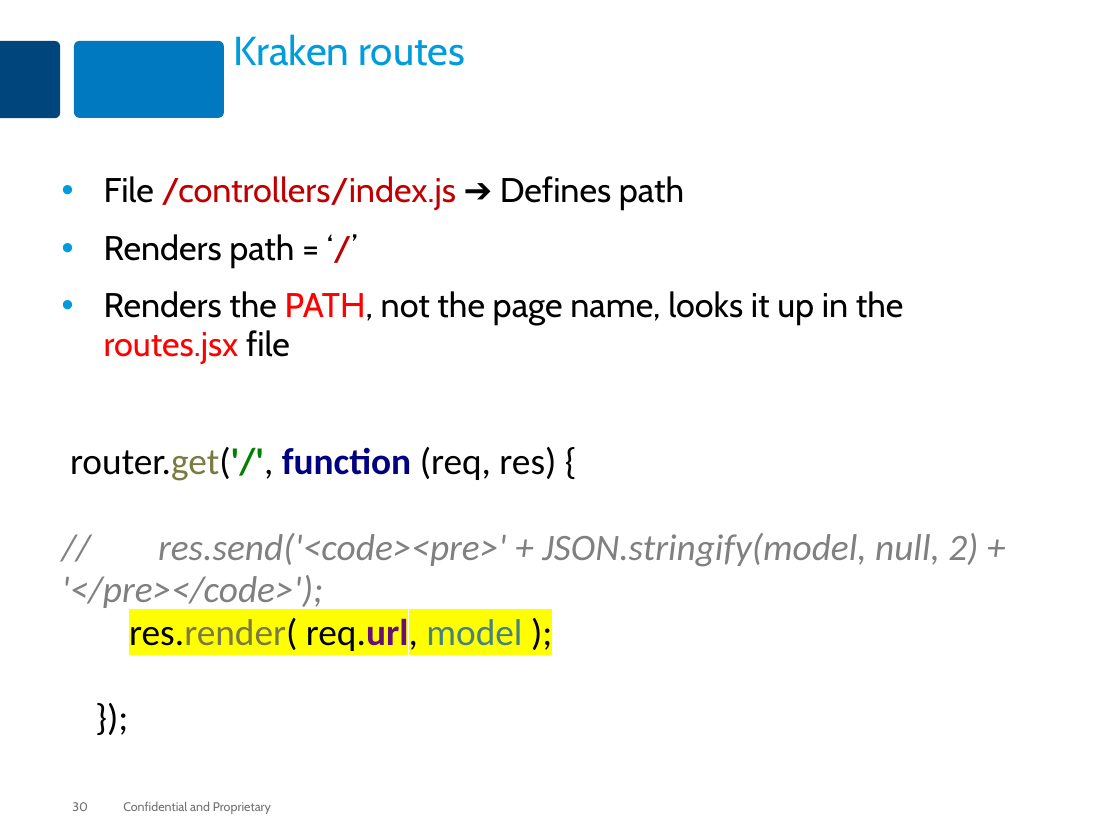
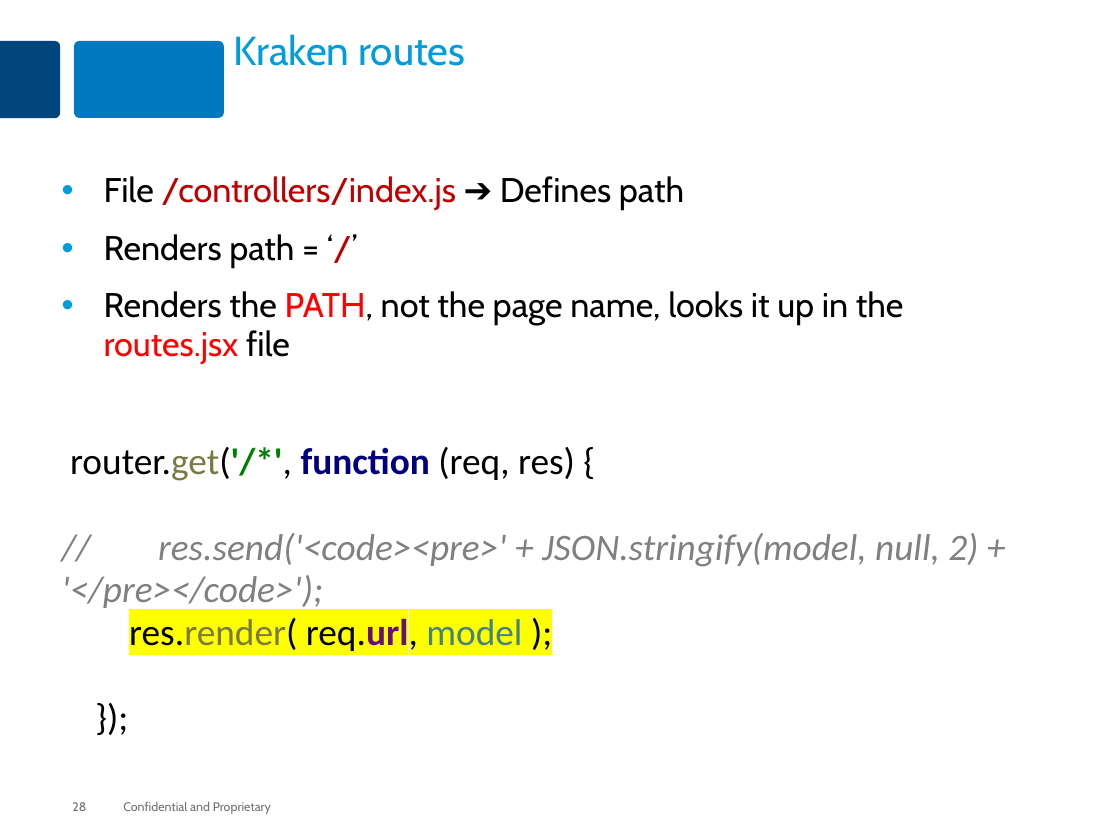
Before and after one commit to MaxMillington/nodePractice, a slide deck: slide 28 of node/lesson-84-react/react-kraken.pptx (slide 30 before the commit). Drawn at 1120x840 pixels with LibreOffice and Linux fonts; fonts in the diff are those of the drawing. Boxes give left, top, right and bottom in pixels: in the first picture for what was removed or moved away, otherwise in the second. Text is boxed around its words. In the diff, an @@ line names an element or a change of style, - is before the commit and + after.

```diff
--- a/node/lesson-84-react/react-kraken.pptx
+++ b/node/lesson-84-react/react-kraken.pptx
@@ text at (62, 447, 978, 655): text changed @@
-router.get('/', function (req, res) {
-// res.send('<code><pre>' + JSON.stringify(model, null, 2) + '</pre></code>');
-res.render( req.url, model );
-});
+router.get('/*', function (req, res) {
+// res.send('<code><pre>' + JSON.stringify(model, null, 2) + '</pre></code>');
+res.render( req.url, model );
+});
@@ page number at (72, 802, 86, 811): text changed @@
-30
+28
```
Also in this commit, not shown: 8 other slides changed, 2 slides removed, 43 other files.
